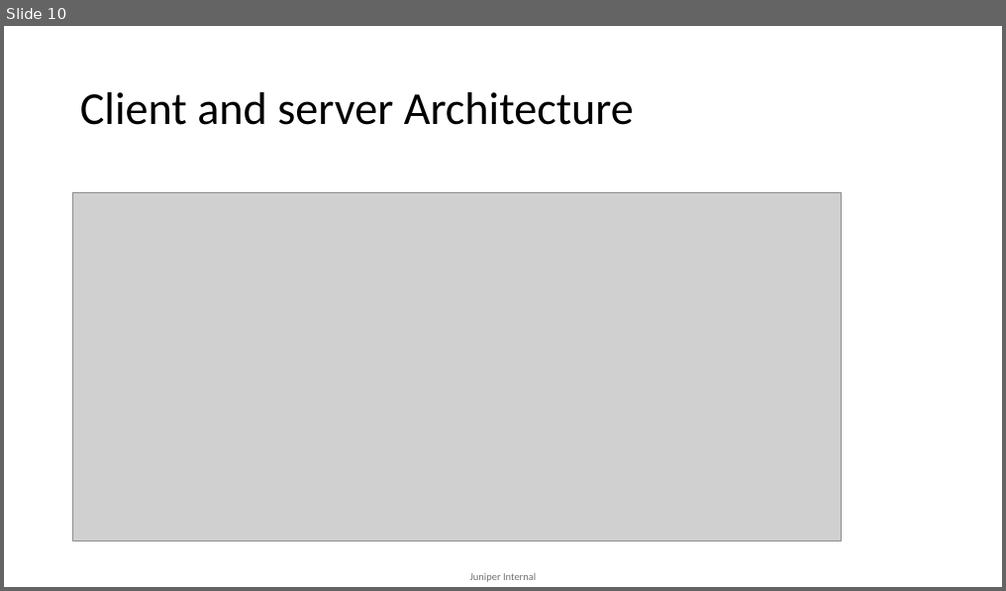
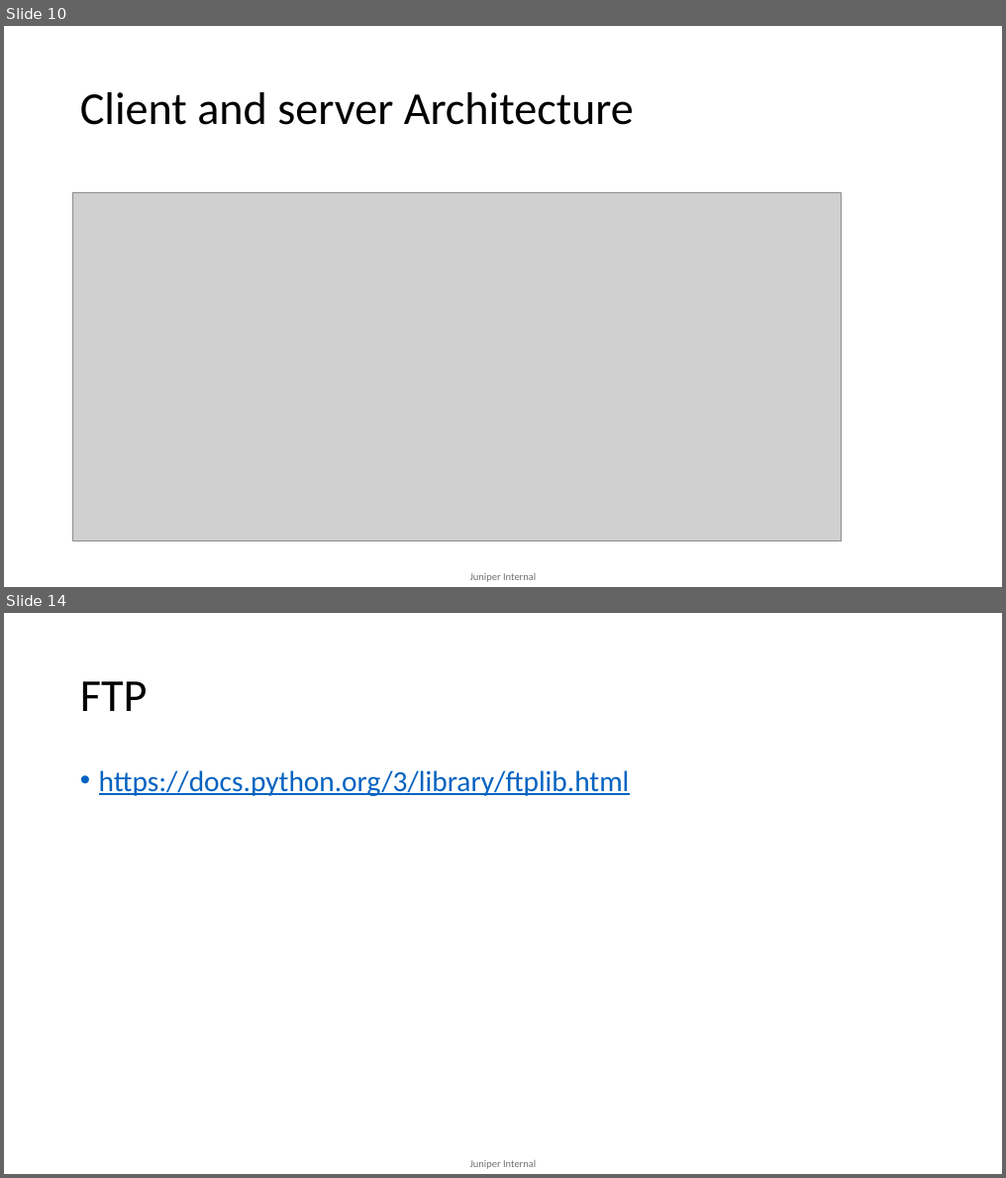
Before and after one commit to mdsathees/Network_programming, a slide deck: Socket-programming-python.pptx. Shown one above the other, each under a label of ours: slide 10 before the commit, slides 10 and 14 after it; the slides between them are not shown. The pictures are 1006x591 and 1006x1178 pixels, drawn with LibreOffice and Linux fonts; fonts in the diff are those of the drawing; grey boxes stand for pictures. Boxes give left, top, right and bottom in pixels: in the first picture for what was removed or moved away, otherwise in the second. Text is boxed around its words. In the diff, an @@ line names an element or a change of style, - is before the commit and + after.

```diff
--- a/Socket-programming-python.pptx
+++ b/Socket-programming-python.pptx
@@ slide 14 added at box(4, 613, 1002, 1174), background #FFFFFF; not listed: 1 template element that a slide beside it also shows @@
@@ title added at box(80, 681, 148, 711), 44 pt, text #000000 @@
+FTP
@@ text added at box(99, 770, 630, 796), 28 pt, text #0563C1, underline @@
+• https://docs.python.org/3/library/ftplib.html
```
Also in this commit, not shown: 3 slides changed, 5 other slides added, 2 slides removed.
